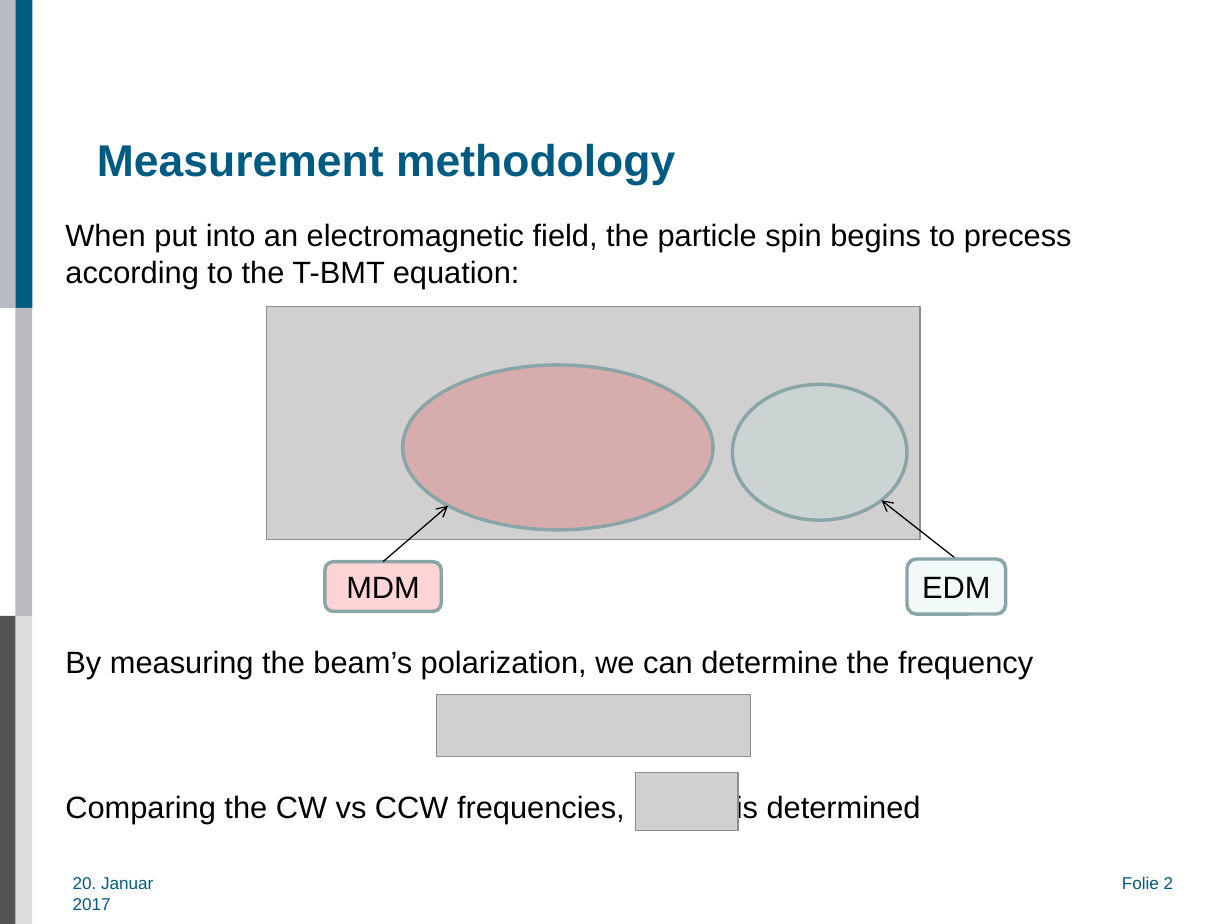
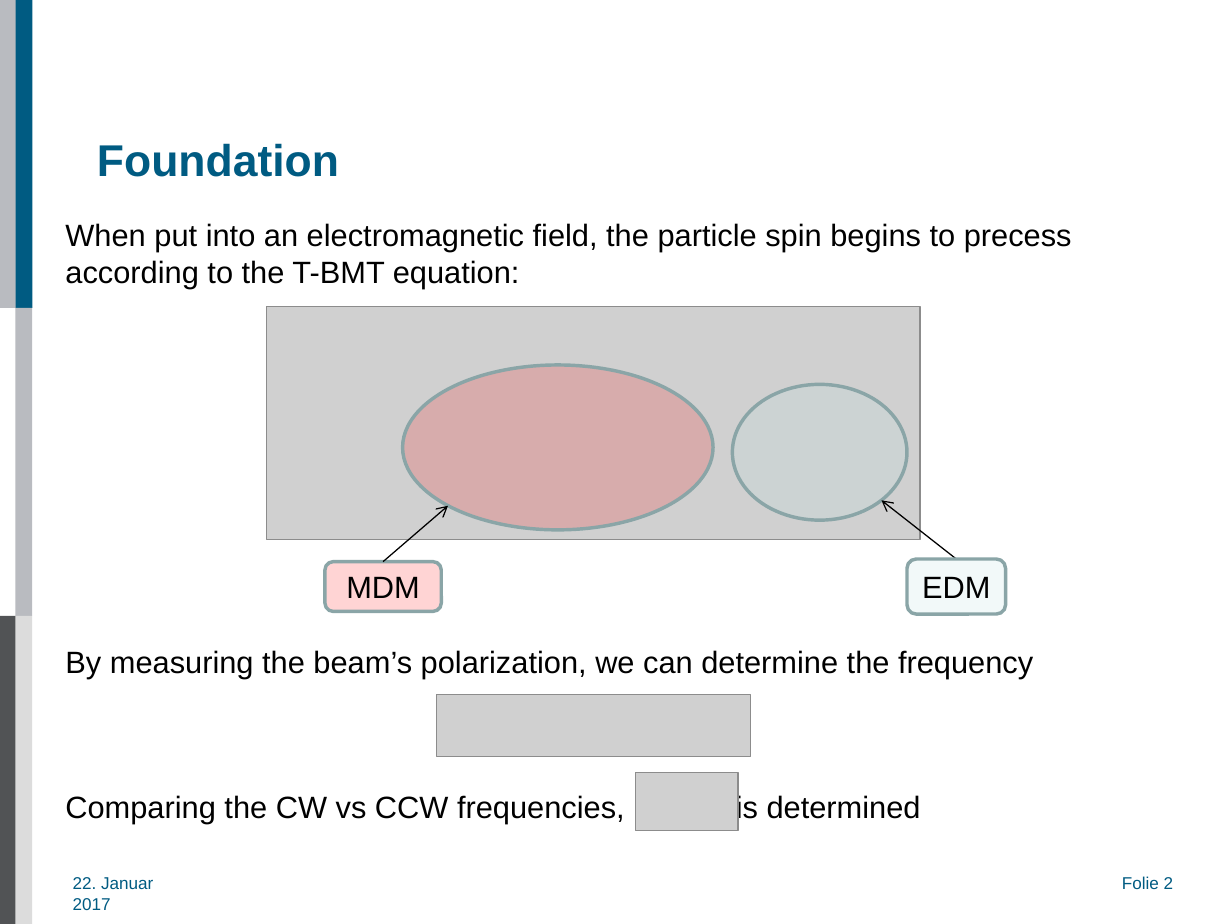
Before and after one commit to AlexAksentyev/EDM, a slide deck: slide 2 of MEPhI/TradAccConf17_Presentation.pptx. Drawn at 1232x924 pixels with LibreOffice and Linux fonts; fonts in the diff are those of the drawing; grey boxes stand for pictures; background and template pictures are left out. Boxes give left, top, right and bottom in pixels: in the first picture for what was removed or moved away, otherwise in the second. Text is boxed around its words. In the diff, an @@ line names an element or a change of style, - is before the commit and + after.

```diff
--- a/MEPhI/TradAccConf17_Presentation.pptx
+++ b/MEPhI/TradAccConf17_Presentation.pptx
@@ title at (x1=97, y1=143, x2=339, y2=177): text changed @@
-Measurement methodology
+Foundation
@@ text at (x1=73, y1=877, x2=153, y2=910): text changed @@
-20. Januar 2017
+22. Januar 2017
```
Also in this commit, not shown: 4 other slides changed, 1 slide added, 1 slide removed, 9 other files.
